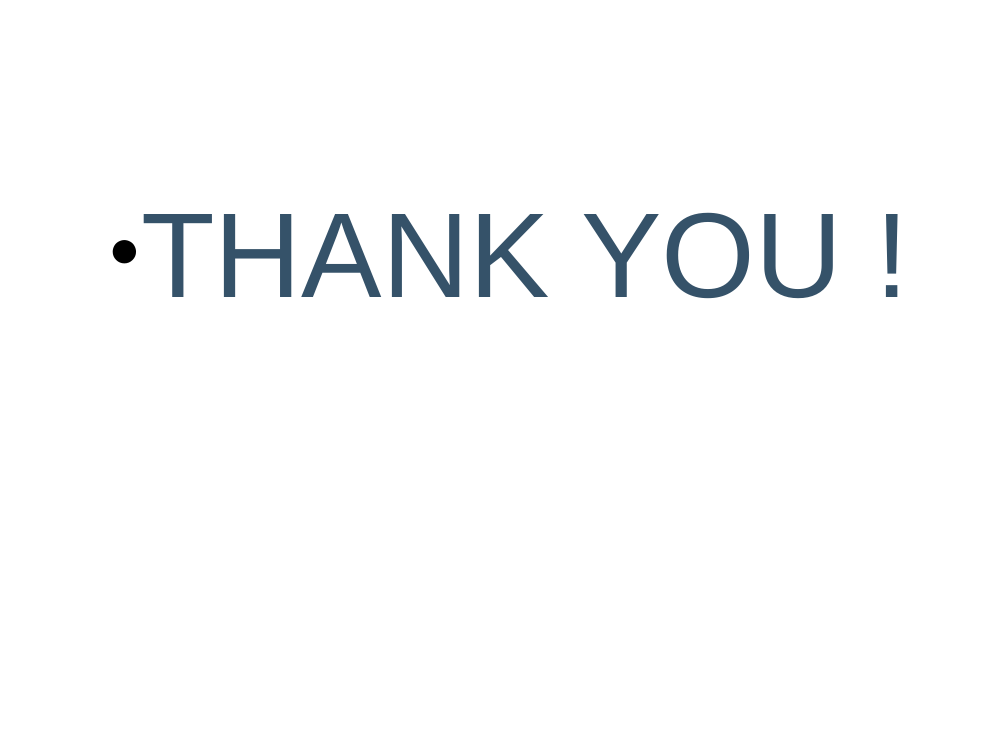
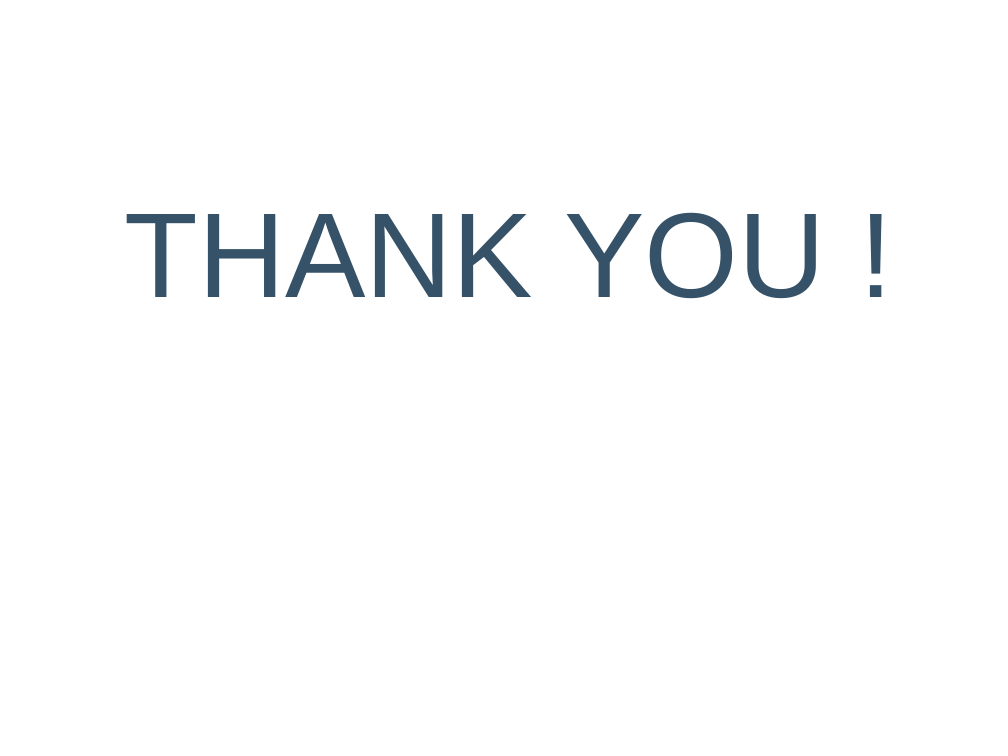
Before and after one commit to G-Sudarshan/Big-Data-and-Hadoop, a slide deck: slide 16 of Big Data & Hadoop by G Sudarshan.pptx (slide 19 before the commit). Drawn at 1008x756 pixels with LibreOffice and Linux fonts; fonts in the diff are those of the drawing; background and template pictures are left out. Boxes give left, top, right and bottom in pixels: in the first picture for what was removed or moved away, otherwise in the second. Text is boxed around its words. In the diff, an @@ line names an element or a change of style, - is before the commit and + after.

```diff
--- a/Big Data & Hadoop by G Sudarshan.pptx
+++ b/Big Data & Hadoop by G Sudarshan.pptx
@@ text "THANK YOU !" at (125, 212, 826, 298): bullet ● to none @@
```
Also in this commit, not shown: 5 other slides changed, 3 slides removed.
